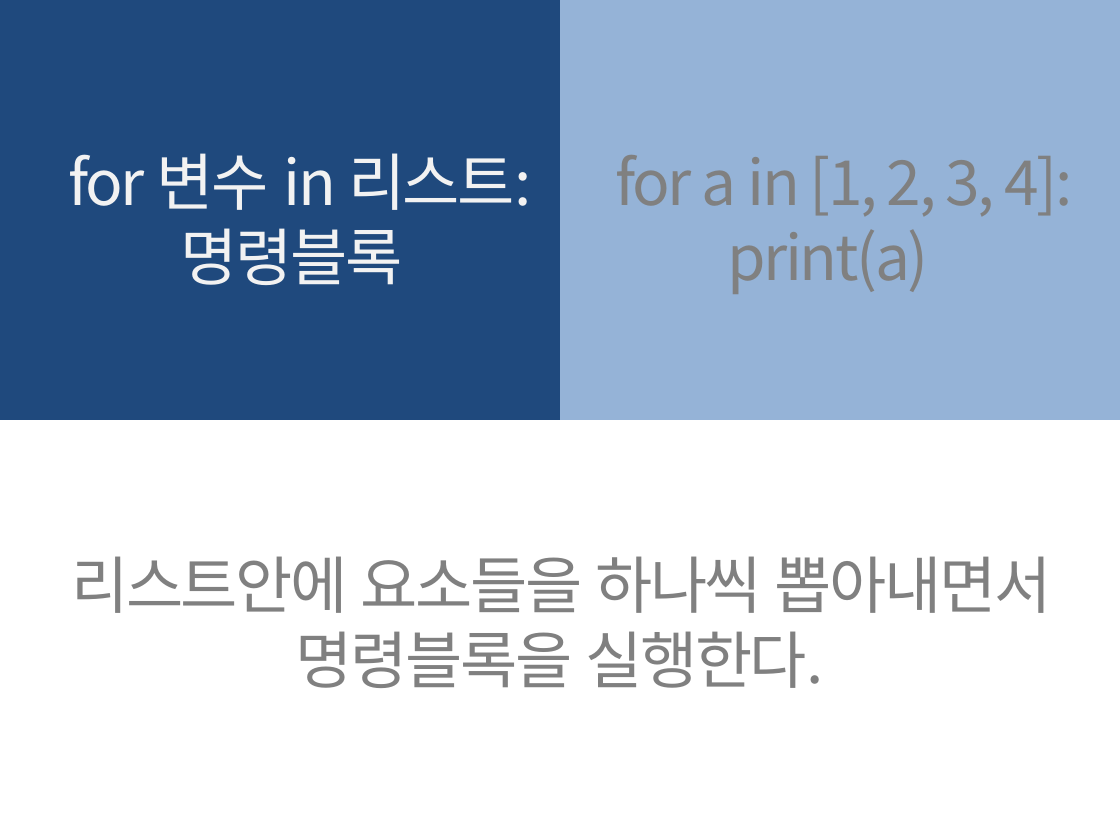
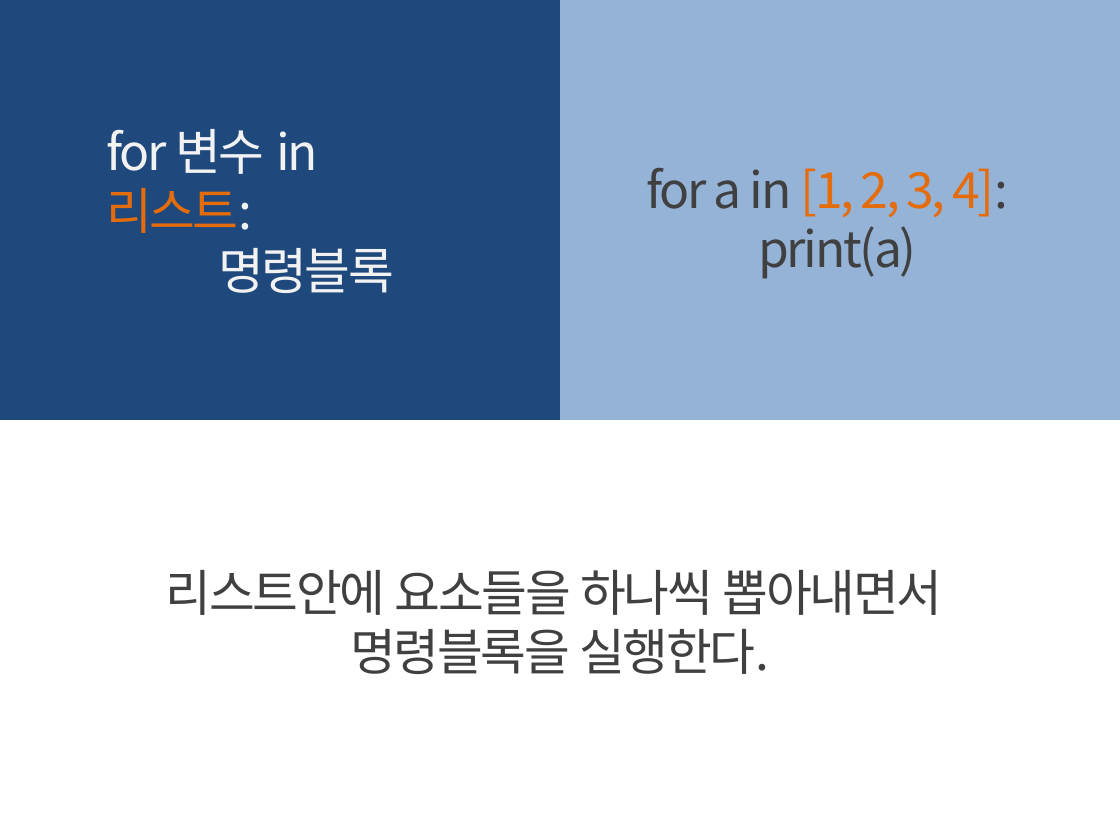
Before and after one commit to kwonkijun/python, a slide deck: slide 10 of 파이썬기초(PPT)/파이썬 기초 7강_반복문.pptx. Drawn at 1120x840 pixels with LibreOffice and Linux fonts; fonts in the diff are those of the drawing. Boxes give left, top, right and bottom in pixels: in the first picture for what was removed or moved away, otherwise in the second. Text is boxed around its words. In the diff, an @@ line names an element or a change of style, - is before the commit and + after.

```diff
--- a/파이썬기초(PPT)/파이썬 기초 7강_반복문.pptx
+++ b/파이썬기초(PPT)/파이썬 기초 7강_반복문.pptx
@@ text "for 변수 in 리스트:": place and size @@
-text "for 변수 in 리스트:" at box(68, 153, 532, 285)
+text "for 변수 in 리스트:" at box(106, 129, 394, 293)
@@ text "for 변수 in 리스트:" at box(106, 129, 394, 293): size 40 to 32 pt; text colour #F2F2F2 to #E46C0A in "리스트:" @@
@@ text "for a in [1, 2, ...": place and size @@
-text "for a in [1, 2, ..." at box(615, 155, 1072, 294)
+text "for a in [1, 2, ..." at box(646, 168, 1008, 279)
@@ text "for a in [1, 2, ..." at box(646, 168, 1008, 279): size 40 to 32 pt; text colour #808080 to #404040 in "for a in 4]:", "print(a)"; text colour #808080 to #E46C0A in "[1, 2, 3, 4]:" @@
@@ text at box(166, 570, 943, 674): text changed; size 40 to 32 pt; text colour #808080 to #404040 @@
-리스트안에 요소들을 하나씩 뽑아내면서 명령블록을 실행한다.
+리스트안에 요소들을 하나씩 뽑아내면서
+명령블록을 실행한다.
```
Also in this commit, not shown: 18 other slides changed, 39 other files.
